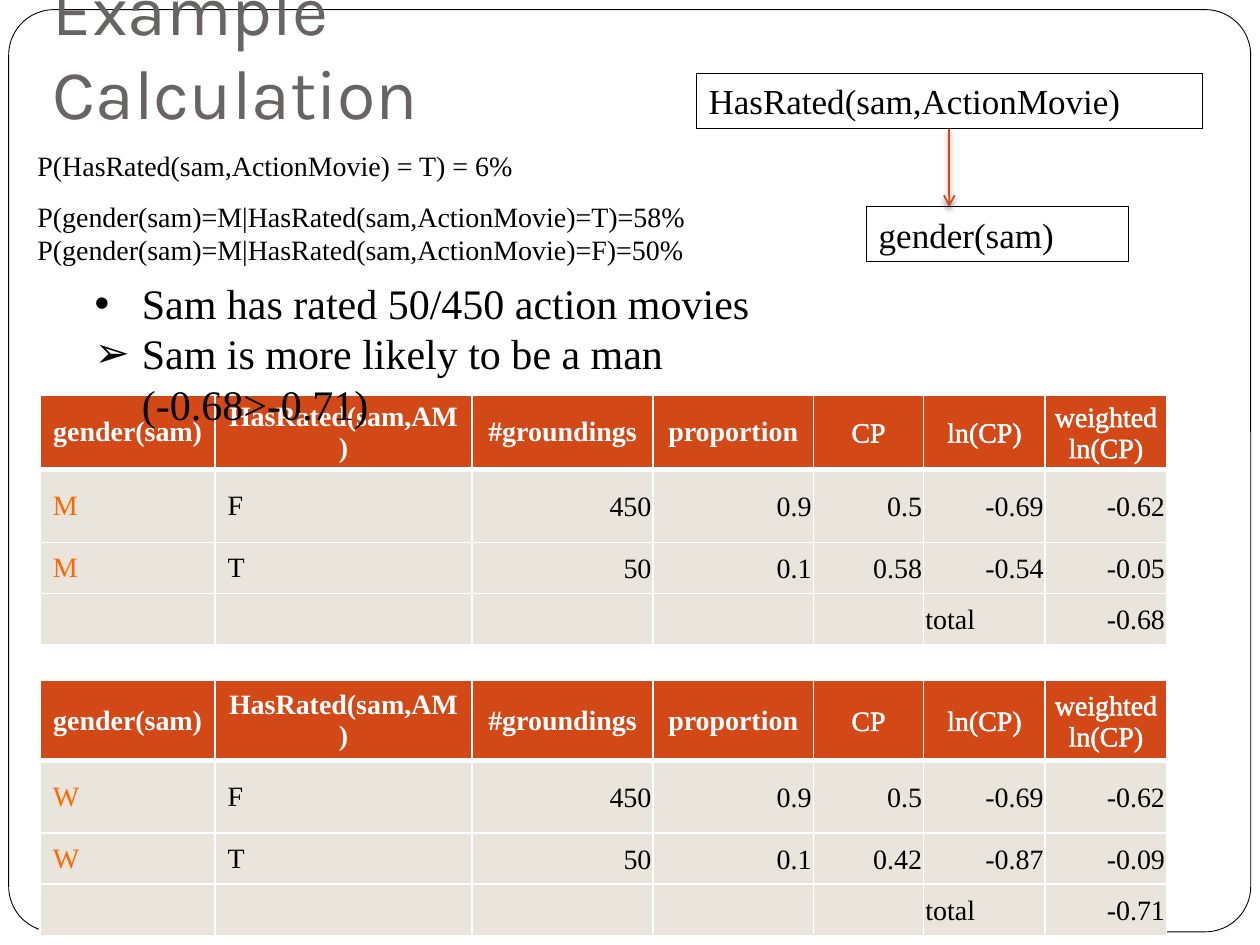
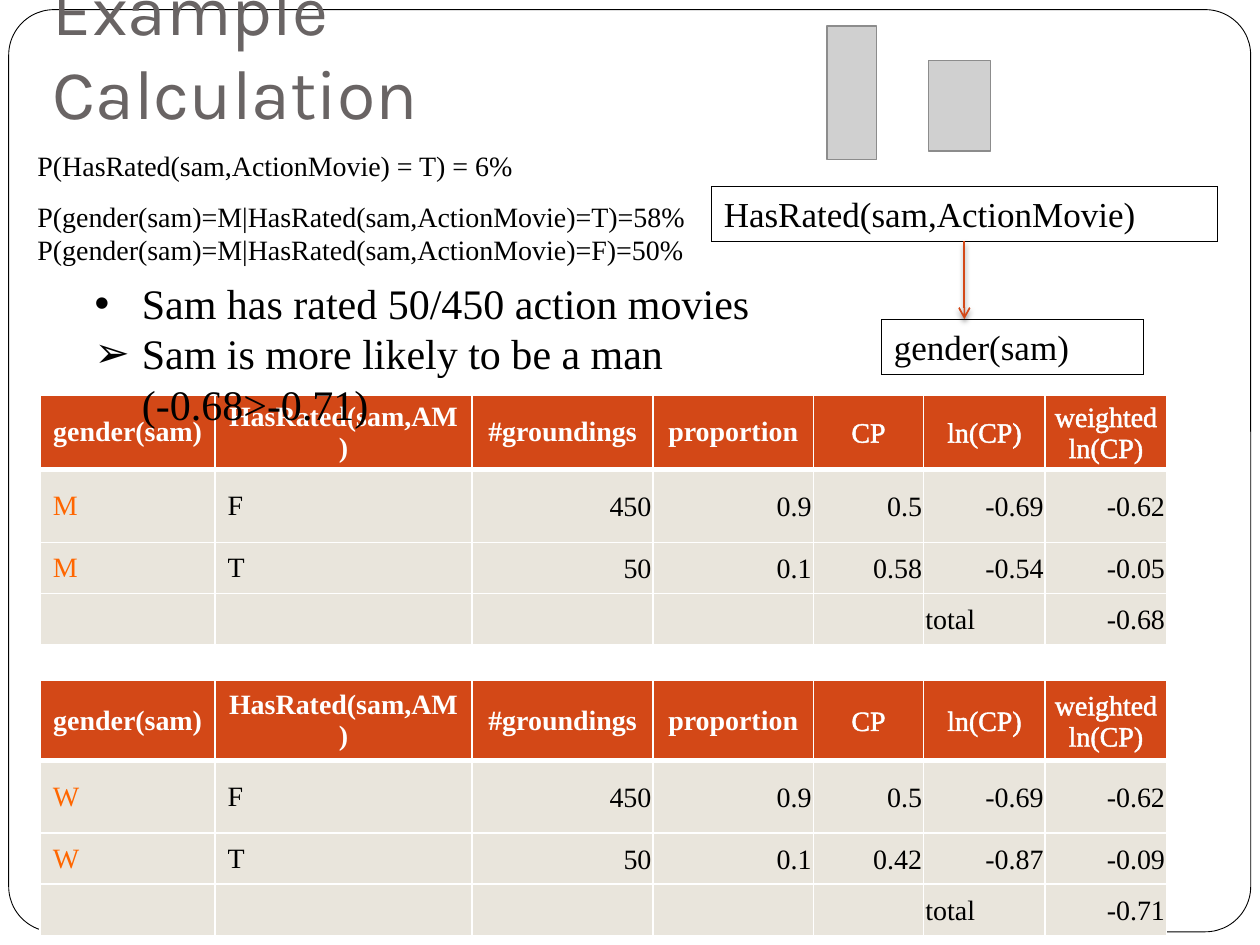
Before and after one commit to oschulte/srl-tutorial-slides, a slide deck: slide 19 of ch5-rel-bayes-net-classifier.pptx. Drawn at 1260x945 pixels with LibreOffice and Linux fonts; fonts in the diff are those of the drawing; grey boxes stand for pictures. Boxes give left, top, right and bottom in pixels: in the first picture for what was removed or moved away, otherwise in the second. Text is boxed around its words. In the diff, an @@ line names an element or a change of style, - is before the commit and + after.

```diff
--- a/ch5-rel-bayes-net-classifier.pptx
+++ b/ch5-rel-bayes-net-classifier.pptx
@@ picture added at (827, 26, 876, 160) @@
@@ picture added at (929, 60, 990, 151) @@
@@ rectangle "HasRated(sam,ActionMovie)": place and size @@
-rectangle "HasRated(sam,ActionMovie)" at (697, 73, 1203, 129)
+rectangle "HasRated(sam,ActionMovie)" at (712, 186, 1218, 242)
@@ arrow moved from (949, 129) - (949, 207) to (964, 241) - (964, 319) @@
@@ rectangle "gender(sam)": place and size @@
-rectangle "gender(sam)" at (867, 207, 1129, 262)
+rectangle "gender(sam)" at (882, 319, 1144, 374)
```
Also in this commit, not shown: 18 other slides changed, 1 slide added, 2 slides removed, 1 other file.
